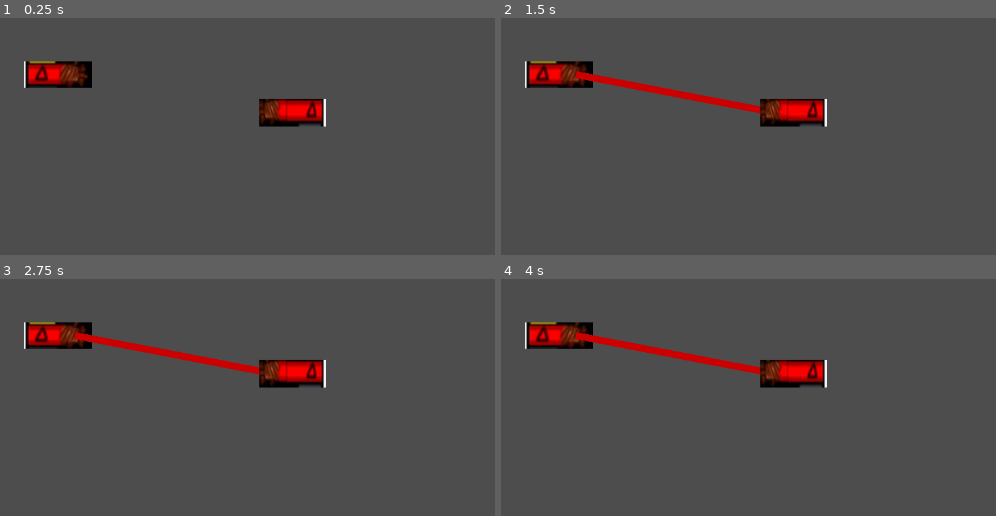
Above: before the commit, frames 1-4 (two rows, left to right).
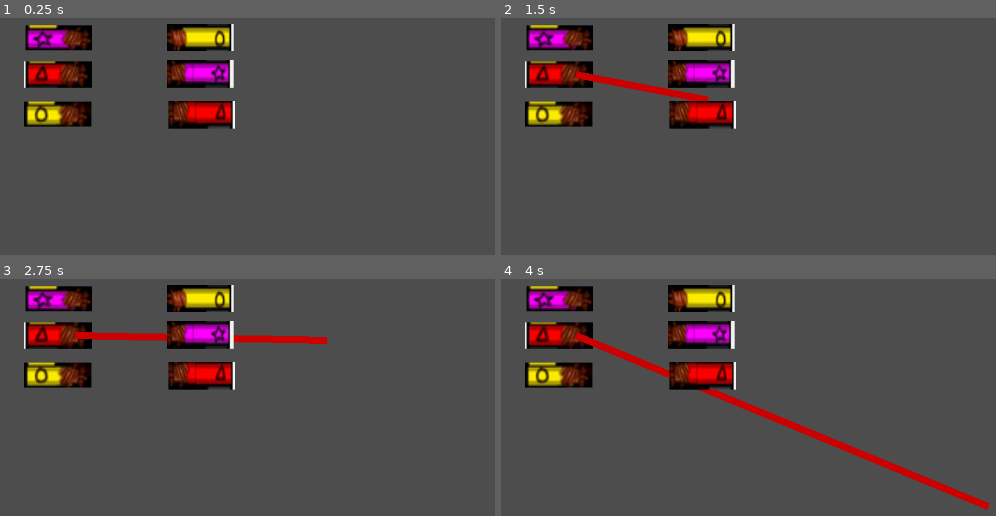
Above: after the commit, the same moments.

Repository: Fran4002/robot-ordena-jugador-obedece
Game: Godot game, scene res://Games/Cables/cables-main.tscn
Two runs of this game, one before a commit and one after it. Both use one fixed random seed, a clock stepped at 60 frames per second and the inputs below. This scene is started directly instead of the project's main scene.
Inputs (mouse positions are in pixels of both pictures, inside the frame that each line leads up to):
- Up to frame 1 (0.25 s): no input
- Up to frame 2 (1.5 s): tap Enter at 0.5 s; drag from (575, 74) to (773, 112) at 0.52 s; tap Space at 1.25 s; drag from (773, 112) to (575, 74) at 1.27 s
- Up to frame 3 (2.75 s): tap Enter at 2 s; move the mouse to (326, 340) at 2.02 s; click (326, 340) at 2.17 s
- Up to frame 4 (4 s): tap Space at 2.75 s; drag from (outside the picture) to (773, 373) at 2.77 s; tap Enter at 3.5 s; move the mouse to (986, 506) at 3.52 s; click (986, 506) at 3.67 s

The runs differ from the first frame. In frame 1, 9.2% of the frame differs, in the area x 4-66%, y 2-47%; in frame 2, 9.4%; in frame 3, 11%; in frame 4, 13%, in the area x 4-99%, y 2-98%.

Commit message:
Agregue Cables
La mecanica del jueglo de cables ya funciona

Diff:
--- a/Games/Cables/Nodos/cableRojoDer.gd
+++ /dev/null
@@ -1,8 +0,0 @@
-extends Node2D
-
-signal cableRojoDer_cliked
-
-func _on_area_2d_input_event(viewport: Node, event: InputEvent, shape_idx: int) -> void:
-	if event is InputEventMouseButton and event.button_index == MOUSE_BUTTON_LEFT:
-		print("Clic detectado en calbeRojoDer")
-		emit_signal("cableRojoDer_cliked")
--- a/Games/Cables/Nodos/cableRojoDer.tscn
+++ /dev/null
@@ -1,22 +0,0 @@
-[gd_scene load_steps=4 format=3 uid="uid://yrne38hnos8j"]
-
-[ext_resource type="Script" uid="uid://nvc18246y0w7" path="res://Games/Cables/Nodos/cableRojoDer.gd" id="1_0npja"]
-[ext_resource type="Texture2D" uid="uid://ghr8qtylheyt" path="res://Games/Cables/Assets/rojoDer.png" id="1_des1c"]
-
-[sub_resource type="CircleShape2D" id="CircleShape2D_0npja"]
-radius = 20.0
-
-[node name="CableRojoDer" type="Node2D"]
-script = ExtResource("1_0npja")
-
-[node name="Sprite2D" type="Sprite2D" parent="."]
-position = Vector2(27, -1.60933e-06)
-scale = Vector2(1.68421, 2.66667)
-texture = ExtResource("1_des1c")
-
-[node name="Area2D" type="Area2D" parent="."]
-
-[node name="CollisionShape2D" type="CollisionShape2D" parent="Area2D"]
-shape = SubResource("CircleShape2D_0npja")
-
-[connection signal="input_event" from="Area2D" to="." method="_on_area_2d_input_event"]
--- a/Games/Cables/Nodos/cableRojoIzq.tscn
+++ /dev/null
@@ -1,25 +0,0 @@
-[gd_scene load_steps=4 format=3 uid="uid://2p5shpjo83rf"]
-
-[ext_resource type="Script" uid="uid://c6byg1yhghfp8" path="res://Games/Cables/cableRojoIzq.gd" id="1_bgbfi"]
-[ext_resource type="Texture2D" uid="uid://c3g1d32k3gcsj" path="res://Games/Cables/Assets/rojoIzq.png" id="1_vg0ki"]
-
-[sub_resource type="CircleShape2D" id="CircleShape2D_bgbfi"]
-radius = 19.0263
-
-[node name="CableRojoIzq" type="Node2D"]
-script = ExtResource("1_bgbfi")
-
-[node name="Sprite2D" type="Sprite2D" parent="."]
-position = Vector2(-24, 0)
-scale = Vector2(2.13044, 2.53333)
-texture = ExtResource("1_vg0ki")
-
-[node name="Area2D" type="Area2D" parent="."]
-
-[node name="CollisionShape2D" type="CollisionShape2D" parent="Area2D"]
-shape = SubResource("CircleShape2D_bgbfi")
-
-[node name="Line2D" type="Line2D" parent="."]
-default_color = Color(0.8, 0, 0, 1)
-
-[connection signal="input_event" from="Area2D" to="." method="_on_area_2d_input_event"]
--- /dev/null
+++ b/Games/Cables/Nodos/cablesDer.tscn
@@ -0,0 +1,56 @@
+[gd_scene load_steps=8 format=3 uid="uid://yrne38hnos8j"]
+
+[ext_resource type="Script" uid="uid://nvc18246y0w7" path="res://Games/Cables/Scripts/cablesDer.gd" id="1_0npja"]
+[ext_resource type="Texture2D" uid="uid://ghr8qtylheyt" path="res://Games/Cables/Assets/rojoDer.png" id="1_des1c"]
+[ext_resource type="Texture2D" uid="uid://wnxuodyn8qew" path="res://Games/Cables/Assets/amarilloDer.png" id="3_r45m8"]
+[ext_resource type="Texture2D" uid="uid://blbkhykvowhkh" path="res://Games/Cables/Assets/moradoDer.png" id="4_4jq0r"]
+
+[sub_resource type="CircleShape2D" id="CircleShape2D_0npja"]
+radius = 20.0
+
+[sub_resource type="CircleShape2D" id="CircleShape2D_4jq0r"]
+radius = 20.0
+
+[sub_resource type="CircleShape2D" id="CircleShape2D_w8kry"]
+radius = 19.105
+
+[node name="CablesDer" type="Node2D"]
+script = ExtResource("1_0npja")
+
+[node name="SpriteRojo" type="Sprite2D" parent="."]
+position = Vector2(27, 58)
+scale = Vector2(1.68421, 2.66667)
+texture = ExtResource("1_des1c")
+
+[node name="AreaRojo" type="Area2D" parent="."]
+
+[node name="CollisionRojo" type="CollisionShape2D" parent="AreaRojo"]
+position = Vector2(-2, 58)
+shape = SubResource("CircleShape2D_0npja")
+
+[node name="SpriteAmarillo" type="Sprite2D" parent="."]
+position = Vector2(25, -53)
+scale = Vector2(1.67544, 2.4375)
+texture = ExtResource("3_r45m8")
+
+[node name="AreaAmarillo" type="Area2D" parent="."]
+position = Vector2(6, 0)
+
+[node name="CollisionAmarillo" type="CollisionShape2D" parent="AreaAmarillo"]
+position = Vector2(-9, -53)
+shape = SubResource("CircleShape2D_4jq0r")
+
+[node name="SpriteMorado" type="Sprite2D" parent="."]
+position = Vector2(25, -1)
+scale = Vector2(1.67544, 2.38235)
+texture = ExtResource("4_4jq0r")
+
+[node name="AreaMorado" type="Area2D" parent="."]
+
+[node name="CollisionMorado" type="CollisionShape2D" parent="AreaMorado"]
+position = Vector2(-3, -1)
+shape = SubResource("CircleShape2D_w8kry")
+
+[connection signal="input_event" from="AreaRojo" to="." method="_on_area_rojo_input_event"]
+[connection signal="input_event" from="AreaAmarillo" to="." method="_on_area_amarillo_input_event"]
+[connection signal="input_event" from="AreaMorado" to="." method="_on_area_morado_input_event"]
--- /dev/null
+++ b/Games/Cables/Nodos/cablesIzq.tscn
@@ -0,0 +1,63 @@
+[gd_scene load_steps=8 format=3 uid="uid://2p5shpjo83rf"]
+
+[ext_resource type="Script" uid="uid://c6byg1yhghfp8" path="res://Games/Cables/Scripts/cablesIzq.gd" id="1_bgbfi"]
+[ext_resource type="Texture2D" uid="uid://c3g1d32k3gcsj" path="res://Games/Cables/Assets/rojoIzq.png" id="1_vg0ki"]
+[ext_resource type="Texture2D" uid="uid://dtgp34v8d7fk3" path="res://Games/Cables/Assets/amarilloIzq.png" id="3_5ujhf"]
+[ext_resource type="Texture2D" uid="uid://dfh0it64nnwjg" path="res://Games/Cables/Assets/moradoIzq.png" id="4_0xr8k"]
+
+[sub_resource type="CircleShape2D" id="CircleShape2D_bgbfi"]
+radius = 19.0263
+
+[sub_resource type="CircleShape2D" id="CircleShape2D_0xr8k"]
+radius = 18.0
+
+[sub_resource type="CircleShape2D" id="CircleShape2D_uvlu6"]
+radius = 18.4391
+
+[node name="CablesIzq" type="Node2D"]
+script = ExtResource("1_bgbfi")
+
+[node name="SpriteRojo" type="Sprite2D" parent="."]
+position = Vector2(-24, 0)
+scale = Vector2(2.13044, 2.53333)
+texture = ExtResource("1_vg0ki")
+
+[node name="AreaRojo" type="Area2D" parent="."]
+
+[node name="CollisionRojo" type="CollisionShape2D" parent="AreaRojo"]
+shape = SubResource("CircleShape2D_bgbfi")
+
+[node name="LineRojo" type="Line2D" parent="."]
+default_color = Color(0.8, 0, 0, 1)
+
+[node name="SpriteAmarillo" type="Sprite2D" parent="."]
+position = Vector2(-24, 57)
+scale = Vector2(2.15556, 2.4)
+texture = ExtResource("3_5ujhf")
+
+[node name="AreaAmarillo" type="Area2D" parent="."]
+
+[node name="CollisionAmarillo" type="CollisionShape2D" parent="AreaAmarillo"]
+position = Vector2(0, 57)
+shape = SubResource("CircleShape2D_0xr8k")
+
+[node name="LineAmarillo" type="Line2D" parent="."]
+default_color = Color(0.947696, 0.902528, 7.70092e-07, 1)
+
+[node name="SpriteMorado" type="Sprite2D" parent="."]
+position = Vector2(-23, -53)
+scale = Vector2(2.25, 2.23437)
+texture = ExtResource("4_0xr8k")
+
+[node name="AreaMorado" type="Area2D" parent="."]
+
+[node name="CollisionMorado" type="CollisionShape2D" parent="AreaMorado"]
+position = Vector2(3, -53)
+shape = SubResource("CircleShape2D_uvlu6")
+
+[node name="LineMorado" type="Line2D" parent="."]
+default_color = Color(1, 0, 1, 1)
+
+[connection signal="input_event" from="AreaRojo" to="." method="_on_area_rojo_input_event"]
+[connection signal="input_event" from="AreaAmarillo" to="." method="_on_area_amarillo_input_event"]
+[connection signal="input_event" from="AreaMorado" to="." method="_on_area_morado_input_event"]
--- /dev/null
+++ b/Games/Cables/Scripts/cablesDer.gd
@@ -0,0 +1,24 @@
+extends Node2D
+
+# señales que recibira cada color para hacer match
+signal cableRojoDer_cliked
+signal cableAmarilloDer_clicked
+signal cableMoradoDer_clicked
+
+# Señal cable Rojo
+func _on_area_rojo_input_event(viewport: Node, event: InputEvent, shape_idx: int) -> void:
+	if event is InputEventMouseButton and event.button_index == MOUSE_BUTTON_LEFT:
+		print("Clic detectado en calbeRojoDer")
+		emit_signal("cableRojoDer_cliked")
+
+# Señal cable Amarillo
+func _on_area_amarillo_input_event(viewport: Node, event: InputEvent, shape_idx: int) -> void:
+	if event is InputEventMouseButton and event.button_index == MOUSE_BUTTON_LEFT:
+		print("Clic detectado en calbeAmarrilloDer")
+		emit_signal("cableAmarilloDer_clicked")
+
+# Señal cable Morado
+func _on_area_morado_input_event(viewport: Node, event: InputEvent, shape_idx: int) -> void:
+	if event is InputEventMouseButton and event.button_index == MOUSE_BUTTON_LEFT:
+		print("Clic detectado en calbeAmarrilloDer")
+		emit_signal("cableMoradoDer_clicked")
--- /dev/null
+++ b/Games/Cables/Scripts/cablesIzq.gd
@@ -0,0 +1,80 @@
+extends Node2D
+
+# var cable Rojo
+var draggingR := false #Para saber si estoy arrastrando
+var line_createdR := false
+@onready var lineR : Line2D = $LineRojo #Obtengo referencia al Line2d
+
+# variables cable Amarillo
+var draggingA := false #Para saber si estoy arrastrando
+var line_createdA := false
+@onready var lineA : Line2D = $LineAmarillo #Obtengo referencia al Line2d
+
+# variables cable Morado
+var draggingM := false #Para saber si estoy arrastrando
+var line_createdM := false
+@onready var lineM : Line2D = $LineMorado #Obtengo referencia al Line2d
+
+
+# Inicializa todas las lineas
+func _ready():
+	lineR.clear_points() #Empieza sin puntos(nose se ve nada)
+	lineA.clear_points()
+	lineM.clear_points()
+
+
+# Actualiza las lineas
+func _process(delta):
+	if draggingR:
+		#Actualiza el segundo punto de la linea para que siga al mouse
+		lineR.set_point_position(1, to_local(get_global_mouse_position()))
+	if draggingA:
+		lineA.set_point_position(1, to_local(get_global_mouse_position()))
+	if draggingM:
+		lineM.set_point_position(1, to_local(get_global_mouse_position()))
+
+
+# Eventos Cable Rojo
+func _on_area_rojo_input_event(viewport: Node, event: InputEvent, shape_idx: int) -> void:
+	# Detectar clicl izquierdo
+	if event is InputEventMouseButton and event.button_index == MOUSE_BUTTON_LEFT:
+		#Si el mouse está dentro del area2d del cableRojoIzq
+		if event.pressed and not line_createdR and not draggingA and not draggingM:
+			draggingR = true
+			line_createdR = true
+			lineR.add_point(to_local(get_global_mouse_position())) #punto inicial
+			lineR.add_point(to_local(get_global_mouse_position())) # punto final
+
+func _on_cables_der_cable_rojo_der_cliked() -> void:
+	draggingR = false
+
+
+# Eventos Cable Amarillo
+func _on_area_amarillo_input_event(viewport: Node, event: InputEvent, shape_idx: int) -> void:
+	# Detectar clicl izquierdo
+	if event is InputEventMouseButton and event.button_index == MOUSE_BUTTON_LEFT:
+		#Si el mouse está dentro del area2d del cableRojoIzq
+		if event.pressed and not line_createdA and not draggingR and not draggingM:
+			draggingA = true
+			line_createdA = true
+			lineA.add_point(to_local(get_global_mouse_position())) #punto inicial
+			lineA.add_point(to_local(get_global_mouse_position())) # punto final
+
+func _on_cables_der_cable_amarillo_der_clicked() -> void:
+	draggingA = false
+
+
+# Eventos Cable Morado
+func _on_area_morado_input_event(viewport: Node, event: InputEvent, shape_idx: int) -> void:
+	# Detectar clicl izquierdo
+	if event is InputEventMouseButton and event.button_index == MOUSE_BUTTON_LEFT:
+		#Si el mouse está dentro del area2d del cableRojoIzq
+		if event.pressed and not line_createdM and not draggingR and not draggingA:
+			draggingM = true
+			line_createdM = true
+			lineM.add_point(to_local(get_global_mouse_position())) #punto inicial
+			lineM.add_point(to_local(get_global_mouse_position())) # punto final
+
+
+func _on_cables_der_cable_morado_der_clicked() -> void:
+	draggingM = false
--- a/Games/Cables/cableRojoIzq.gd
+++ /dev/null
@@ -1,29 +0,0 @@
-extends Node2D
-
-var dragging := false #Para saber si estoy arrastrando
-var line_created := false
-@onready var line : Line2D = $Line2D #Obtengo referencia al Line2d
-
-func _ready():
-	line.clear_points() #Empieza sin puntos(nose se ve nada)
-
-func _process(delta):
-	if dragging:
-		#Actualiza el segundo punto de la linea para que siga al mouse
-		line.set_point_position(1, to_local(get_global_mouse_position()))
-
-
-
-func _on_area_2d_input_event(viewport: Node, event: InputEvent, shape_idx: int) -> void:
-	# Detectar clicl izquierdo
-	if event is InputEventMouseButton and event.button_index == MOUSE_BUTTON_LEFT:
-		if event.pressed and not line_created:
-			#Si el mouse está dentro del area2d del cableRojoIzq
-			dragging = true
-			line_created = true
-			line.add_point(Vector2.ZERO) #punto inicial en el cableRojoIzq
-			line.add_point(to_local(get_global_mouse_position())) # punto final en el mouse
-
-
-func _on_cable_rojo_der_cable_rojo_der_cliked() -> void:
-	dragging = false
--- a/Games/Cables/cables-main.tscn
+++ b/Games/Cables/cables-main.tscn
@@ -1,14 +1,16 @@
 [gd_scene load_steps=3 format=3 uid="uid://dmt774x0tsffs"]
 
-[ext_resource type="PackedScene" uid="uid://2p5shpjo83rf" path="res://Games/Cables/Nodos/cableRojoIzq.tscn" id="1_twogd"]
-[ext_resource type="PackedScene" uid="uid://yrne38hnos8j" path="res://Games/Cables/Nodos/cableRojoDer.tscn" id="2_00lh8"]
+[ext_resource type="PackedScene" uid="uid://2p5shpjo83rf" path="res://Games/Cables/Nodos/cablesIzq.tscn" id="1_twogd"]
+[ext_resource type="PackedScene" uid="uid://yrne38hnos8j" path="res://Games/Cables/Nodos/cablesDer.tscn" id="2_00lh8"]
 
 [node name="Cables-main" type="Node2D"]
 
-[node name="CableRojoIzq" parent="." instance=ExtResource("1_twogd")]
+[node name="CablesIzq" parent="." instance=ExtResource("1_twogd")]
 position = Vector2(327, 174)
 
-[node name="CableRojoDer" parent="." instance=ExtResource("2_00lh8")]
-position = Vector2(614, 229)
+[node name="CablesDer" parent="." instance=ExtResource("2_00lh8")]
+position = Vector2(483, 174)
 
-[connection signal="cableRojoDer_cliked" from="CableRojoDer" to="CableRojoIzq" method="_on_cable_rojo_der_cable_rojo_der_cliked"]
+[connection signal="cableAmarilloDer_clicked" from="CablesDer" to="CablesIzq" method="_on_cables_der_cable_amarillo_der_clicked"]
+[connection signal="cableMoradoDer_clicked" from="CablesDer" to="CablesIzq" method="_on_cables_der_cable_morado_der_clicked"]
+[connection signal="cableRojoDer_cliked" from="CablesDer" to="CablesIzq" method="_on_cables_der_cable_rojo_der_cliked"]
Renamed: Games/Cables/Nodos/cableRojoDer.gd.uid -> Games/Cables/Scripts/cablesDer.gd.uid
Renamed: Games/Cables/cableRojoIzq.gd.uid -> Games/Cables/Scripts/cablesIzq.gd.uid
